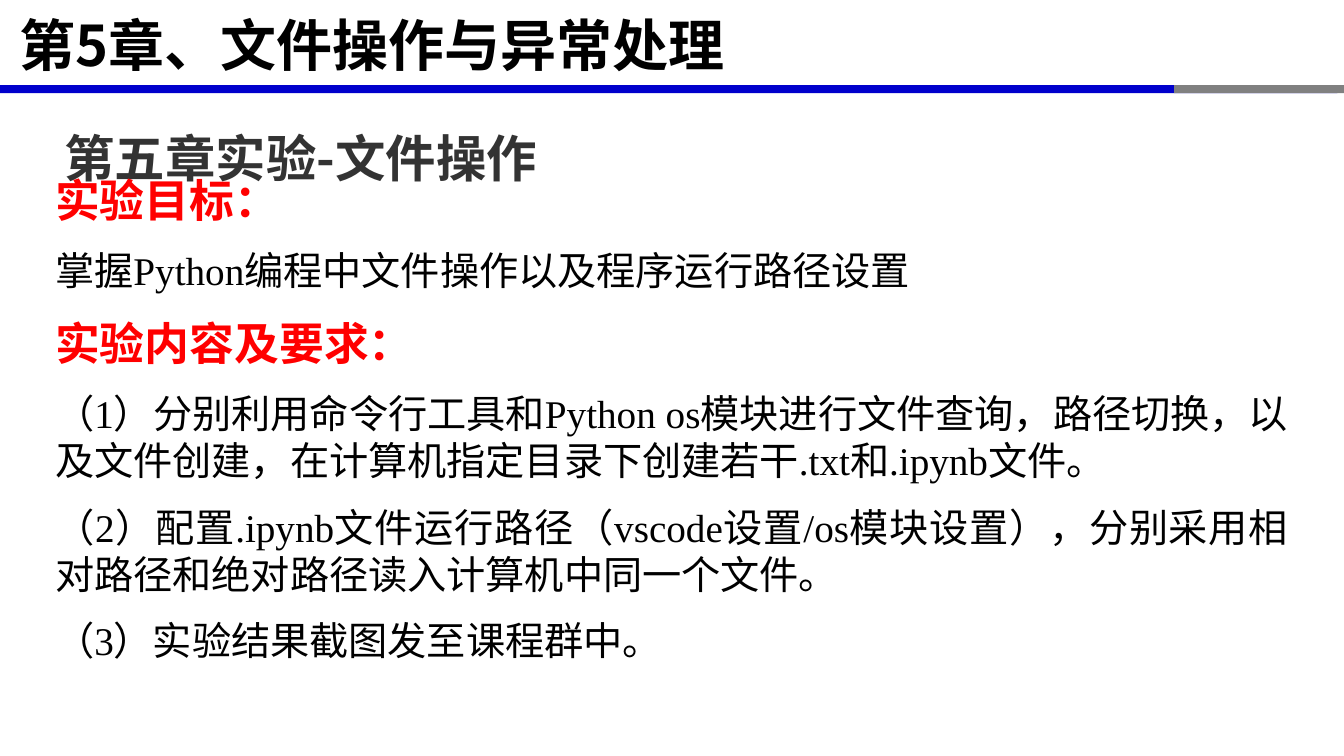
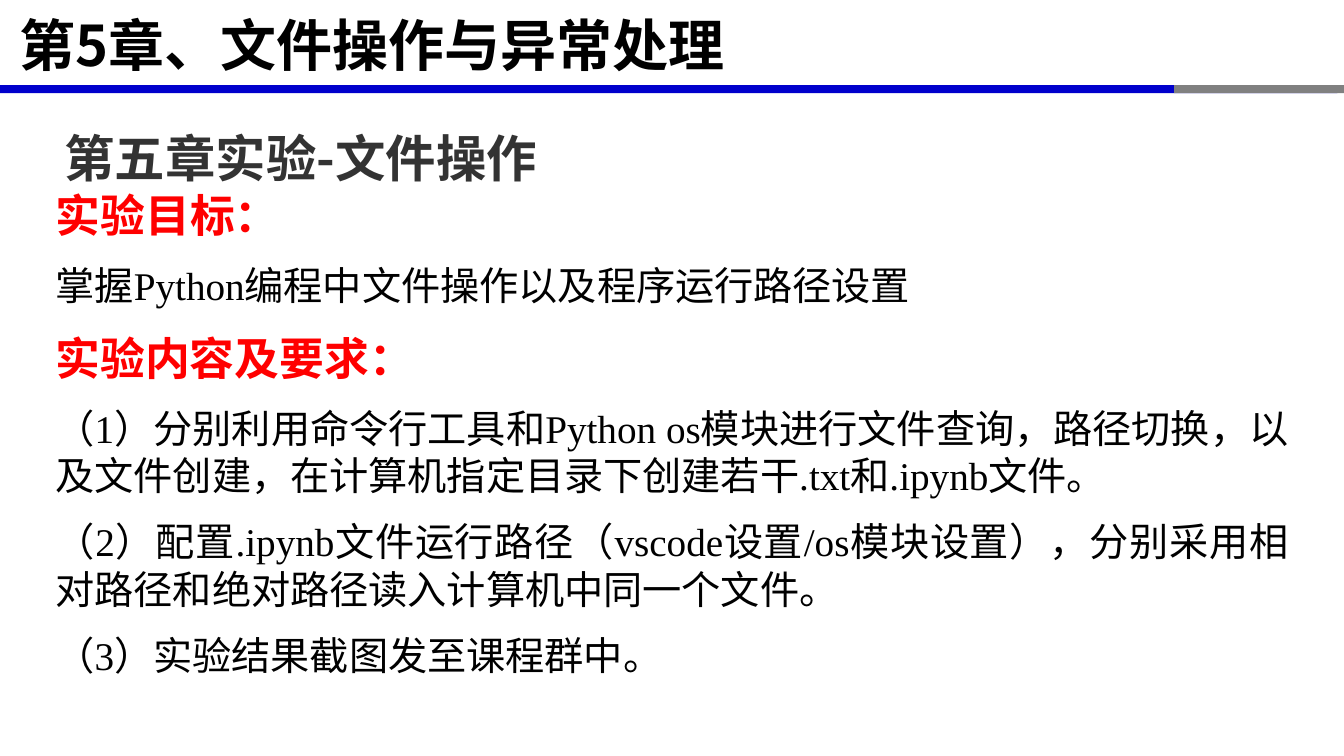
Before and after one commit to xinluo2018/programming-basics, a slide deck: slide 18 of 第5章-文件操作与异常处理/第5章-文件操作与异常处理.pptx (slide 15 before the commit). Drawn at 1344x756 pixels with LibreOffice and Linux fonts; fonts in the diff are those of the drawing. Boxes give left, top, right and bottom in pixels: in the first picture for what was removed or moved away, otherwise in the second. Text is boxed around its words. In the diff, an @@ line names an element or a change of style, - is before the commit and + after.

```diff
--- a/第5章-文件操作与异常处理/第5章-文件操作与异常处理.pptx
+++ b/第5章-文件操作与异常处理/第5章-文件操作与异常处理.pptx
@@ text "实验目标：" rewrapped from (x1=55, y1=172, x2=1288, y2=659) to (x1=56, y1=193, x2=1289, y2=674) @@
```
Also in this commit, not shown: 7 other slides changed, 5 slides added, 2 slides removed, 7 other files.
